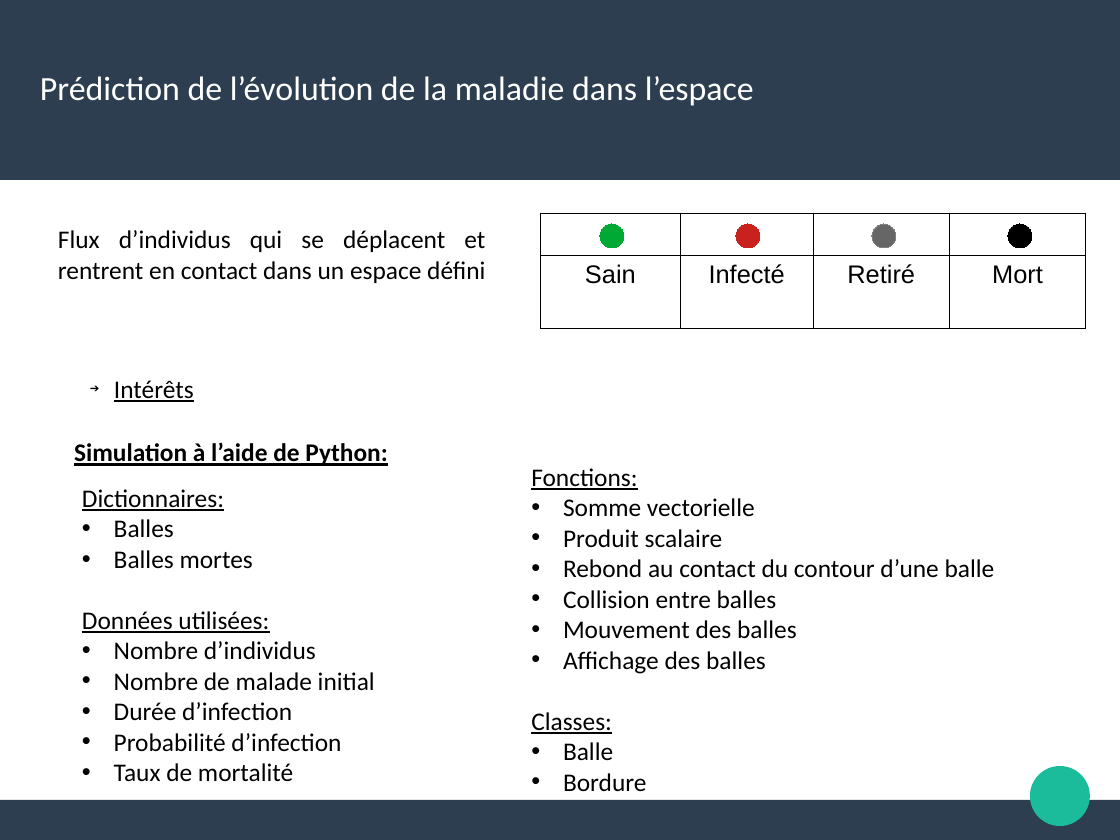
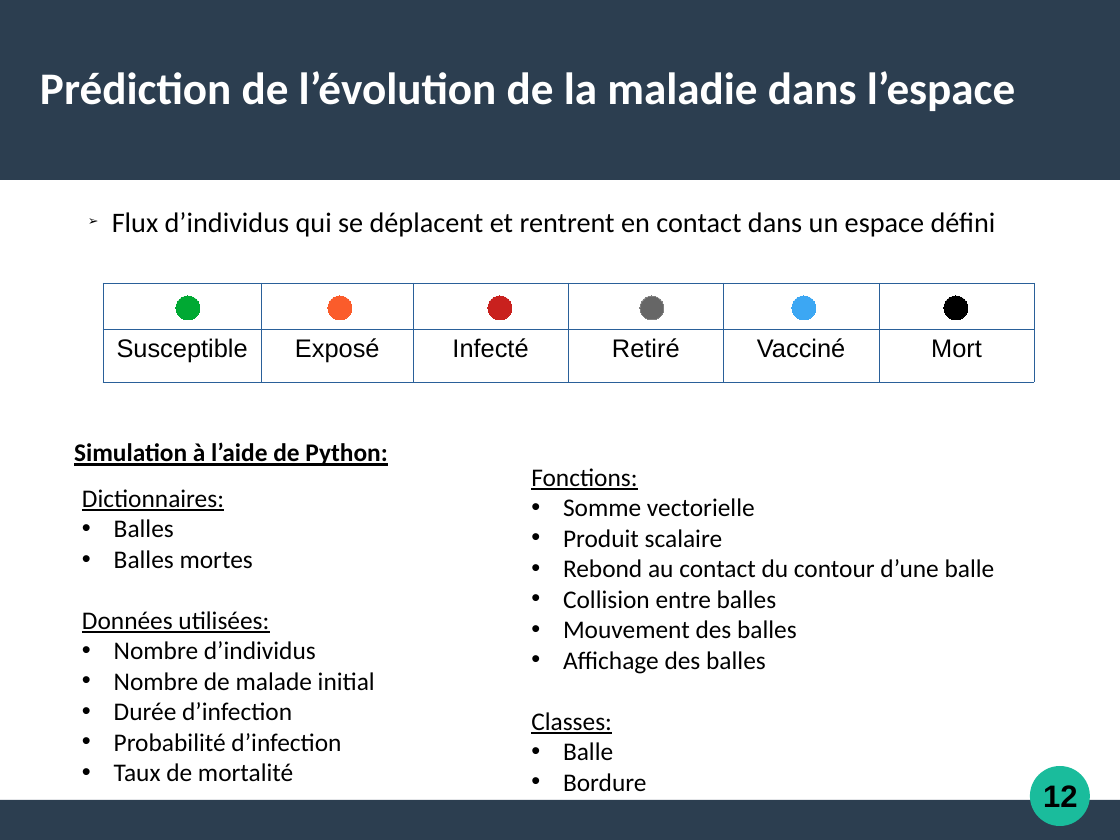
Before and after one commit to Alexia57/TIPE-2021-MP, a slide deck: slide 15 of Tipe_presentation.odp (slide 19 before the commit). Drawn at 1120x840 pixels with LibreOffice and Linux fonts; fonts in the diff are those of the drawing. Boxes give left, top, right and bottom in pixels: in the first picture for what was removed or moved away, otherwise in the second. Text is boxed around its words. In the diff, an @@ line names an element or a change of style, - is before the commit and + after.

```diff
--- a/Tipe_presentation.odp
+++ b/Tipe_presentation.odp
@@ title "Prédiction de l’évolution de la ..." at [40,71,1016,111]: size 24 to 32 pt, bold on @@
@@ free "Flux d’individus qui se déplacent ...": place and size @@
-free "Flux d’individus qui se déplacent ..." at [48,219,496,320]
+free "Flux d’individus qui se déplacent ..." at [78,199,1086,243]
@@ free "Flux d’individus qui se déplacent ..." at [78,199,1086,243]: size 18 to 20 pt; bullet none to ➢ @@
@@ table at [103,284,1035,383] @@
-column 1:  | Sain
+column 1:  | Susceptible
+column 2:  | Exposé
+column 5:  | Vacciné
@@ table: place and size @@
-table at [541,213,1085,329]
+table at [103,284,1035,383]
@@ ellipse added at [176,296,200,320], fill #00A933, outline #00A933 0 pt @@
@@ ellipse added at [328,296,353,320], fill #FB5C2B, outline #FB5C2B 0 pt @@
@@ ellipse: place and size @@
-ellipse at [736,224,760,248]
+ellipse at [488,296,512,320]
@@ ellipse: place and size @@
-ellipse at [601,224,625,248]
+ellipse at [640,296,665,320]
@@ ellipse at [640,296,665,320]: fill #00A933 to #666666; outline #00A933 0 pt to #808080 0 pt @@
@@ ellipse: place and size @@
-ellipse at [872,224,896,248]
+ellipse at [793,296,817,320]
@@ ellipse at [793,296,817,320]: fill #666666 to #3CA7F3; outline #808080 0 pt to #3CA7F3 0 pt @@
@@ ellipse: place and size @@
-ellipse at [1008,224,1033,248]
+ellipse at [944,296,969,320]
@@ text removed at [114,380,194,402] @@
-➔ Intérêts
@@ text added at [1043,785,1077,807], 22 pt, text #000000, bold @@
+12
```
Also in this commit, not shown: 13 other slides changed, 4 slides added, 6 slides removed, 31 other files.
